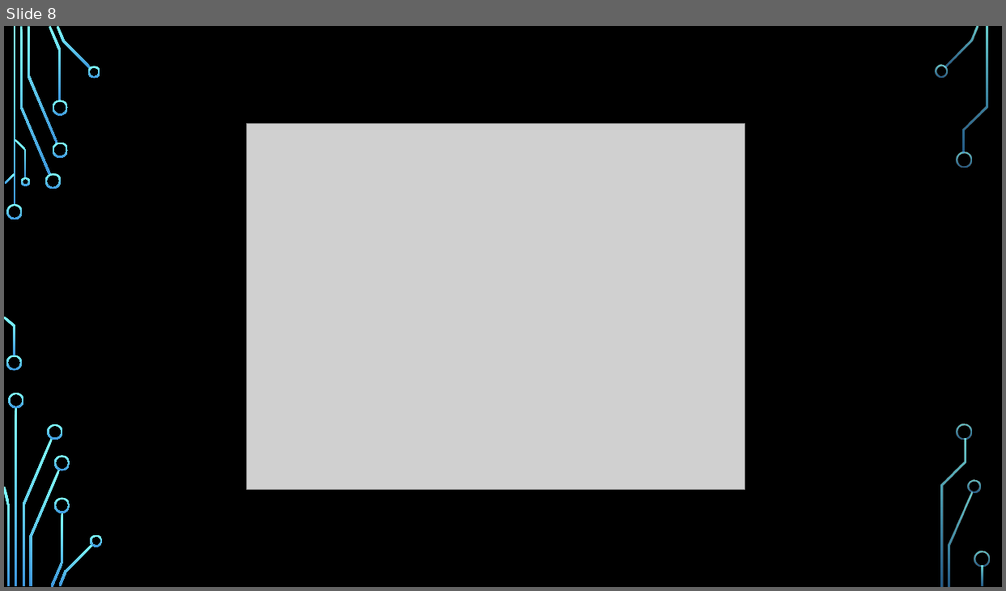
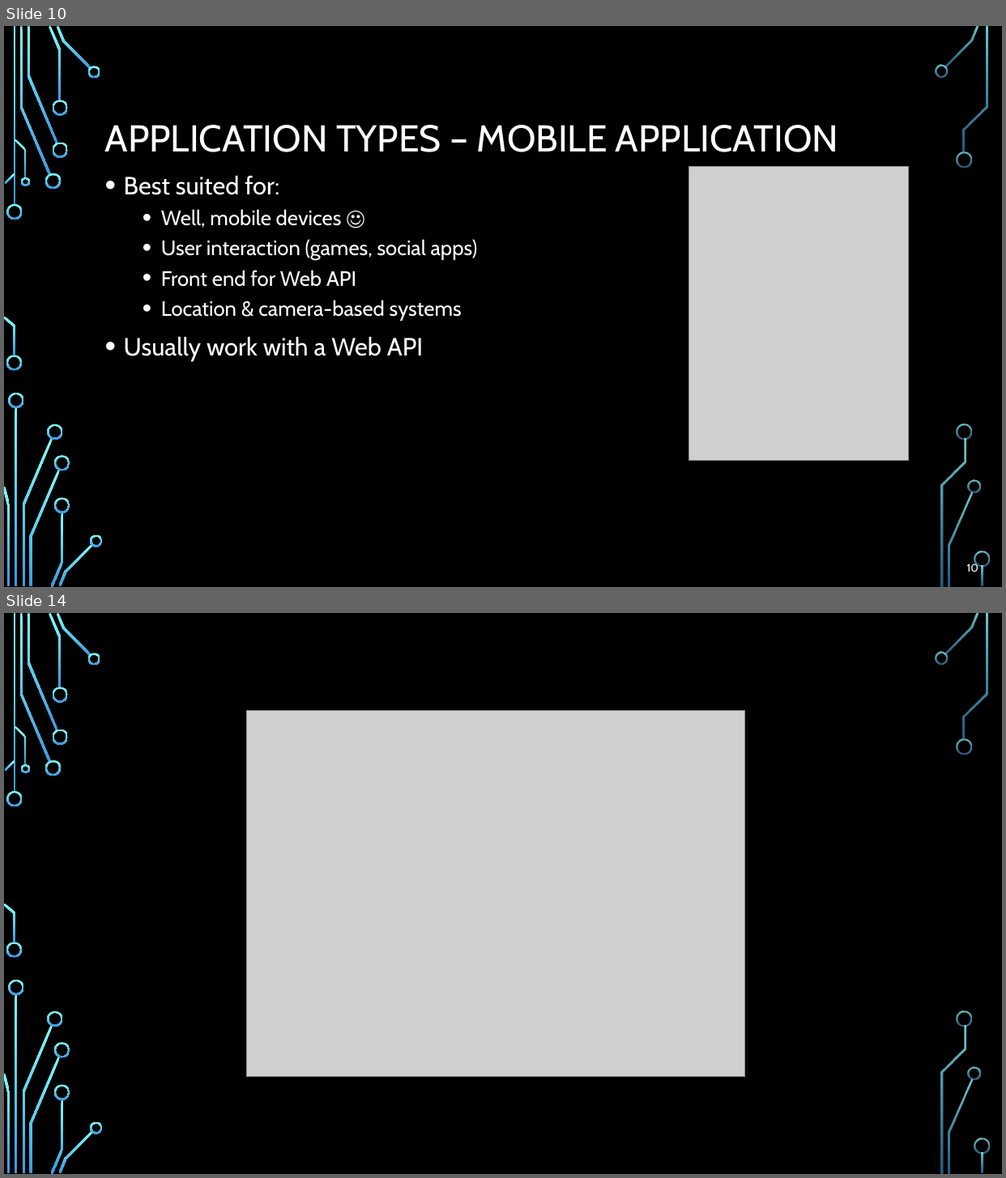
Before and after one commit to profjordanov/hybrid-app-development, a slide deck: intro/lecture.pptx. Shown one above the other, each under a label of ours: slide 8 before the commit, slides 10 and 14 after it; the slides between them are not shown. The pictures are 1006x591 and 1006x1178 pixels, drawn with LibreOffice and Linux fonts; fonts in the diff are those of the drawing; grey boxes stand for pictures; background and template pictures are left out. Boxes give left, top, right and bottom in pixels: in the first picture for what was removed or moved away, otherwise in the second. Text is boxed around its words. In the diff, an @@ line names an element or a change of style, - is before the commit and + after.

```diff
--- a/intro/lecture.pptx
+++ b/intro/lecture.pptx
@@ slide 10 added at (4,26,1002,587), background picture (left out); not listed: 36 template elements that a slide beside it also shows @@
@@ title added at (105,125,838,152), 36 pt, text #FFFFFF @@
+APPLICATION TYPES – MOBILE APPLICATION
@@ picture added at (689,166,908,460) @@
@@ text added at (124,176,478,361), 20 pt, text #FFFFFF @@
+• Best suited for:
+  • Well, mobile devices ☺
+  • User interaction (games, social apps)
+  • Front end for Web API
+  • Location & camera-based systems
+• Usually work with a Web API
@@ page number added at (967,563,978,572), 10.5 pt, text #FFFFFF @@
+10
@@ what was slide 8 is now slide 14 @@
```
Also in this commit, not shown: 5 other slides added.
